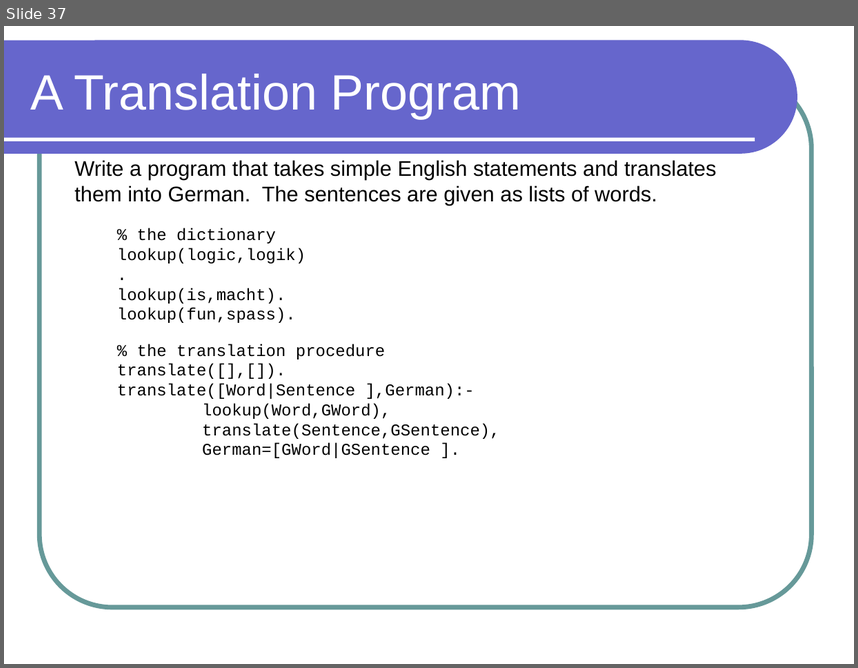
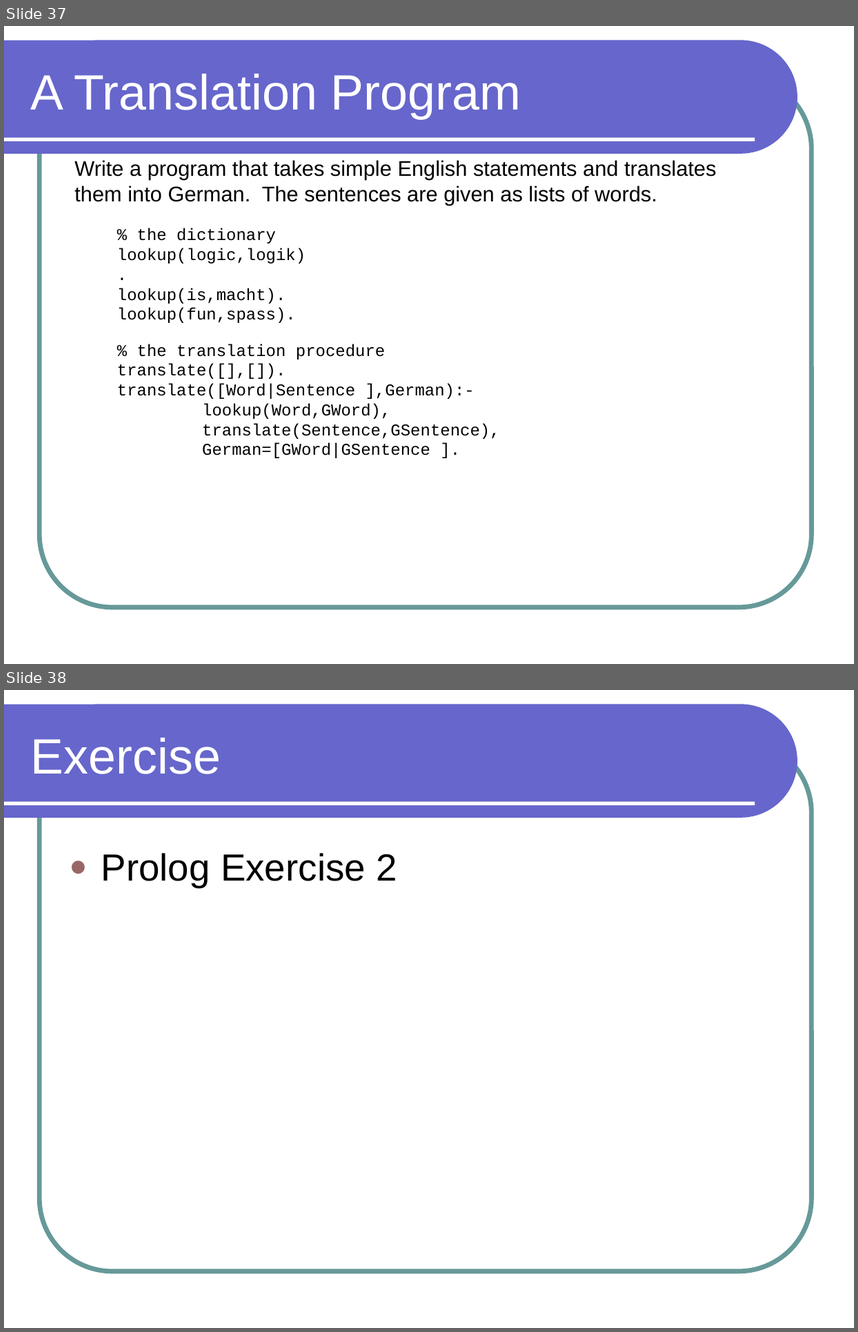
Before and after one commit to lutzhamel/phl-prolog, a slide deck: philosophy-prolog.pptx. Shown one above the other, each under a label of ours: slide 37 before the commit, slides 37 and 38 after it. The pictures are 858x668 and 858x1332 pixels, drawn with LibreOffice and Linux fonts; fonts in the diff are those of the drawing. Boxes give left, top, right and bottom in pixels: in the first picture for what was removed or moved away, otherwise in the second. Text is boxed around its words. In the diff, an @@ line names an element or a change of style, - is before the commit and + after.

```diff
--- a/philosophy-prolog.pptx
+++ b/philosophy-prolog.pptx
@@ slide 38 added at <box>4,690,854,1328</box>, background #FFFFFF; not listed: 3 template elements that a slide beside it also shows @@
@@ title added at <box>31,738,221,774</box>, 42 pt, text #FFFFFF @@
+Exercise
@@ text added at <box>101,853,397,887</box>, 32 pt, text #000000 @@
+● Prolog Exercise 2
```
Also in this commit, not shown: 1 slide changed, 2 slides removed, 1 other file.
